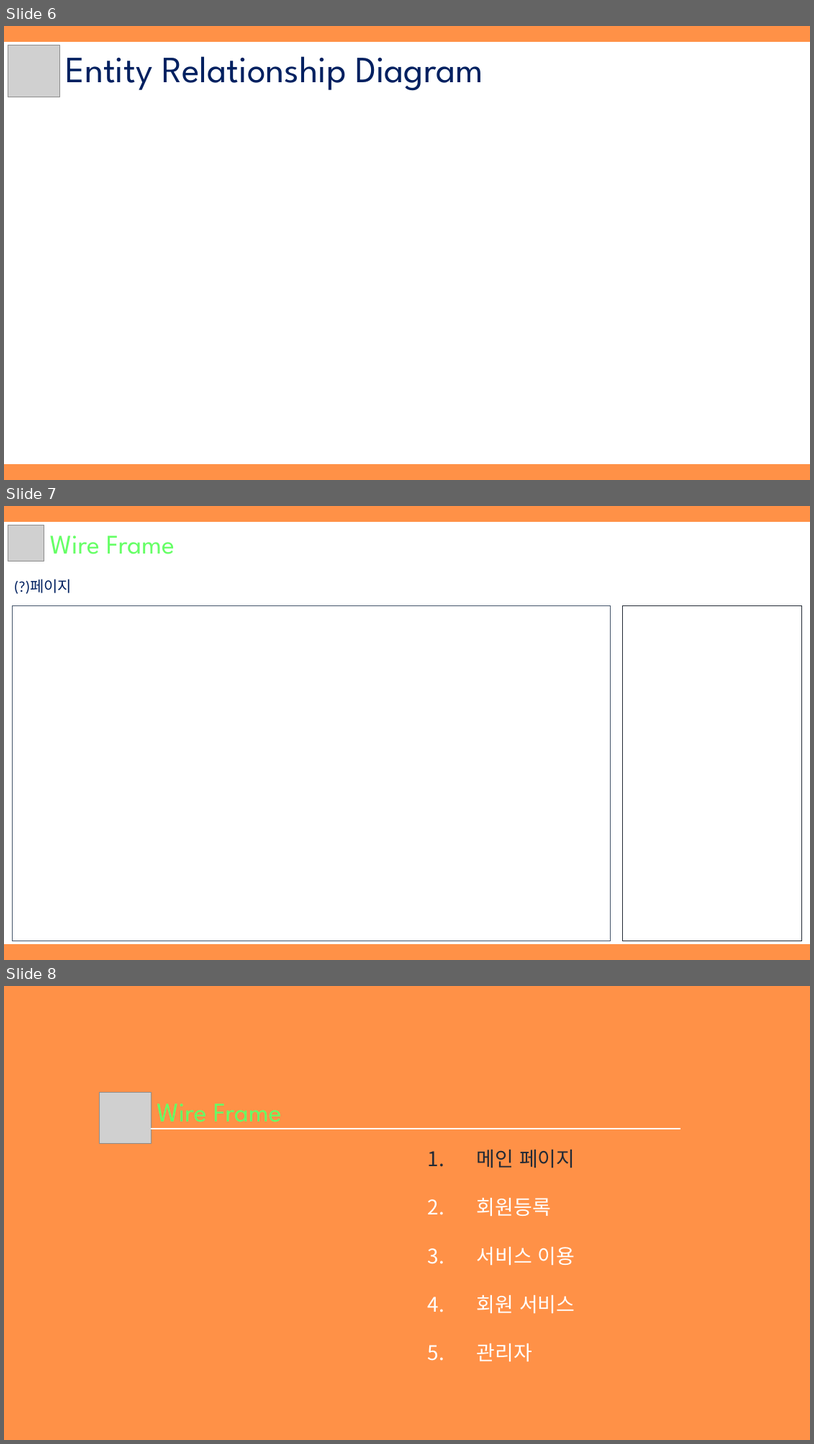
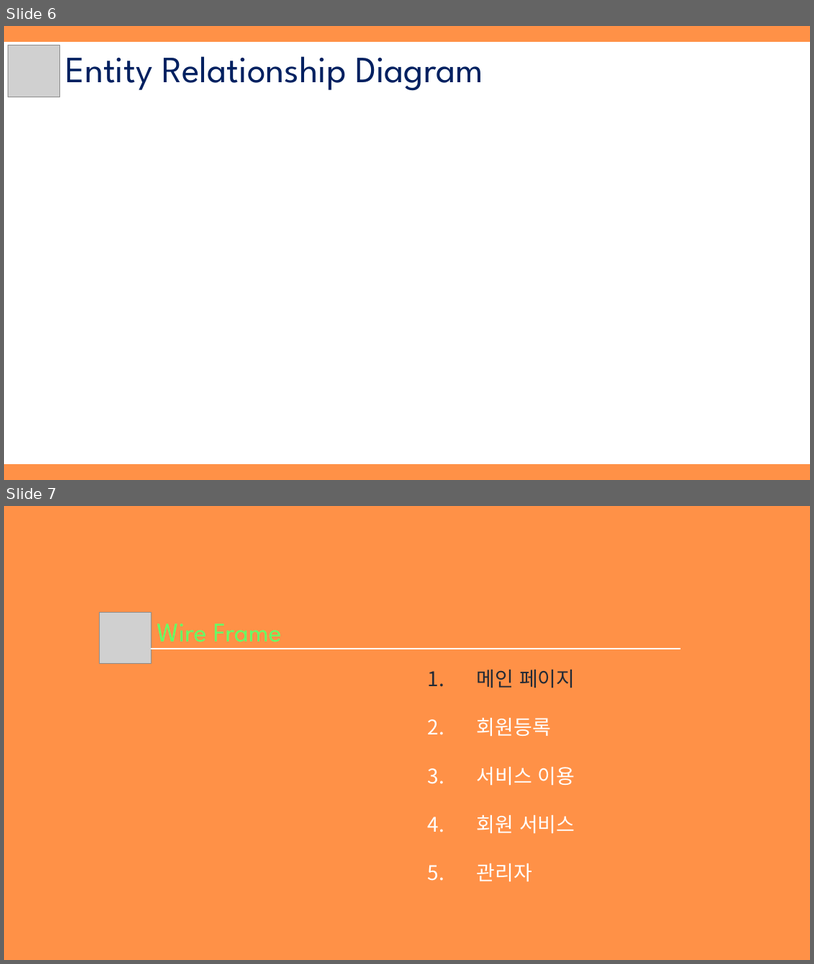
Before and after one commit to hhsw07/ezen-academy-projects, a slide deck: WebContent/발표자료/1차/3조 원데이클래스.pptx. Shown one above the other, each under a label of ours: slides 6, 7 and 8 before the commit, slides 6 and 7 after it. The pictures are 814x1444 and 814x964 pixels, drawn with LibreOffice and Linux fonts; fonts in the diff are those of the drawing; grey boxes stand for pictures. Boxes give left, top, right and bottom in pixels: in the first picture for what was removed or moved away, otherwise in the second. Text is boxed around its words. In the diff, an @@ line names an element or a change of style, - is before the commit and + after.

```diff
--- a/WebContent/발표자료/1차/3조 원데이클래스.pptx
+++ b/WebContent/발표자료/1차/3조 원데이클래스.pptx
@@ slide 7 removed at (4, 506, 810, 960), background #FF9147 @@
@@ rectangle removed at (4, 522, 810, 943) @@
@@ picture removed at (8, 525, 44, 561) @@
@@ text removed at (50, 536, 175, 554) @@
-Wire Frame
@@ text removed at (14, 579, 72, 594) @@
-(?)페이지
@@ rectangle removed at (13, 606, 611, 940) @@
@@ rectangle removed at (623, 606, 802, 940) @@
@@ what was slide 8 is now slide 7 @@
```
Also in this commit, not shown: 9 slides changed.
